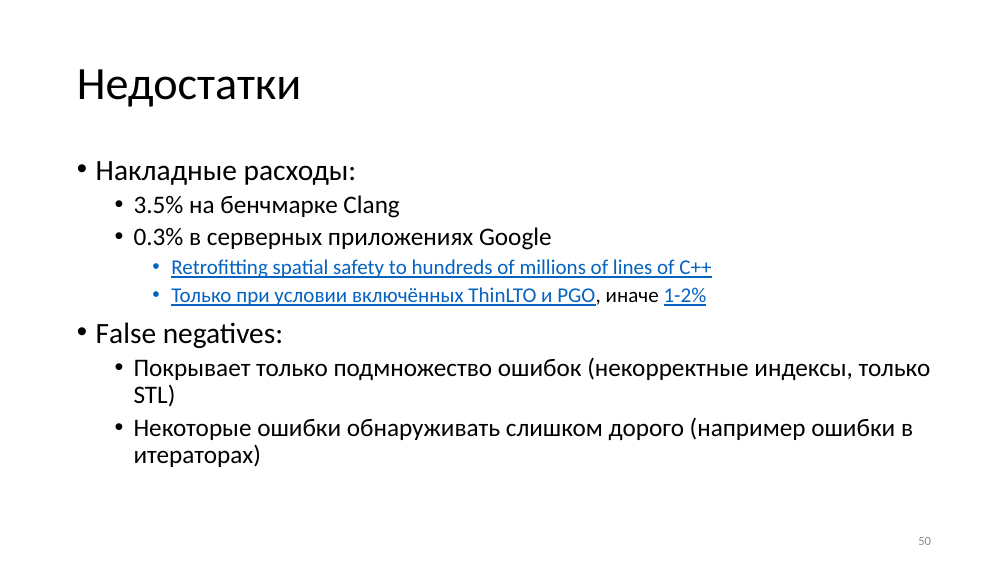
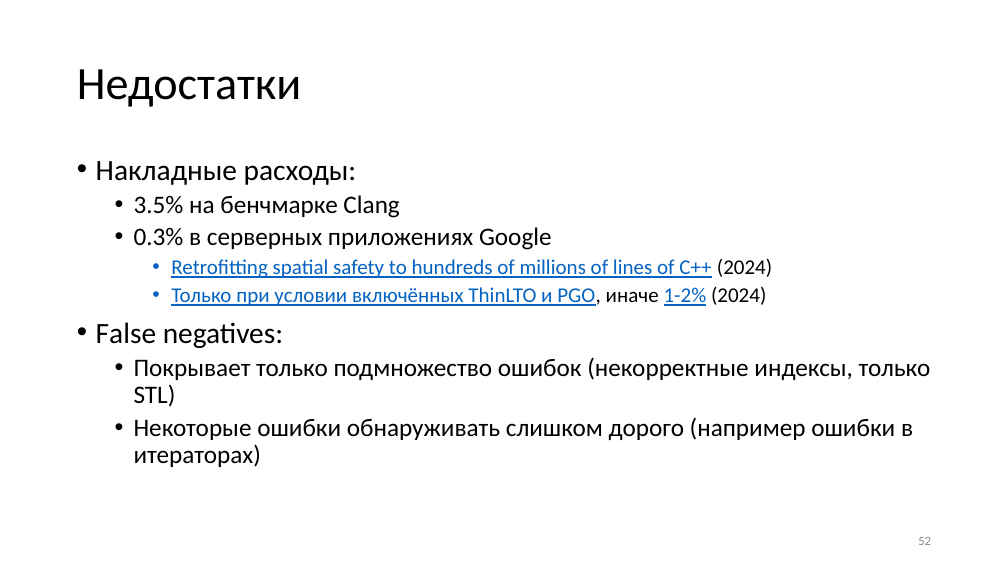
Before and after one commit to yugr/slides, a slide deck: slide 52 of CppZeroCost/2025/RU.pptx (slide 50 before the commit). Drawn at 1008x567 pixels with LibreOffice and Linux fonts; fonts in the diff are those of the drawing. Boxes give left, top, right and bottom in pixels: in the first picture for what was removed or moved away, otherwise in the second. Text is boxed around its words. In the diff, an @@ line names an element or a change of style, - is before the commit and + after.

```diff
--- a/CppZeroCost/2025/RU.pptx
+++ b/CppZeroCost/2025/RU.pptx
@@ text at <box>171,259,772,306</box>: text changed @@
-    • Retrofitting spatial safety to hundreds of millions of lines of C++
-    • Только при условии включённых ThinLTO и PGO, иначе 1-2%
+    • Retrofitting spatial safety to hundreds of millions of lines of C++ (2024)
+    • Только при условии включённых ThinLTO и PGO, иначе 1-2% (2024)
@@ page number at <box>918,537,931,545</box>: text changed @@
-50
+52
```
Also in this commit, not shown: 22 other slides changed, 2 slides added, 3 other files.
